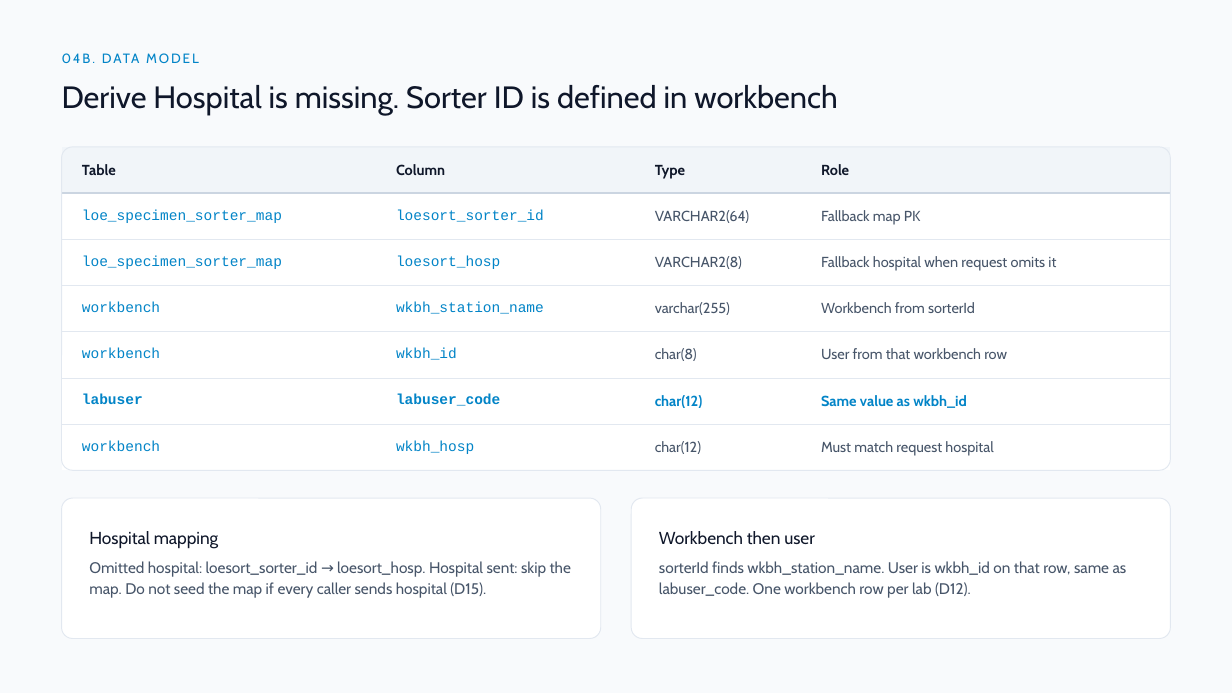
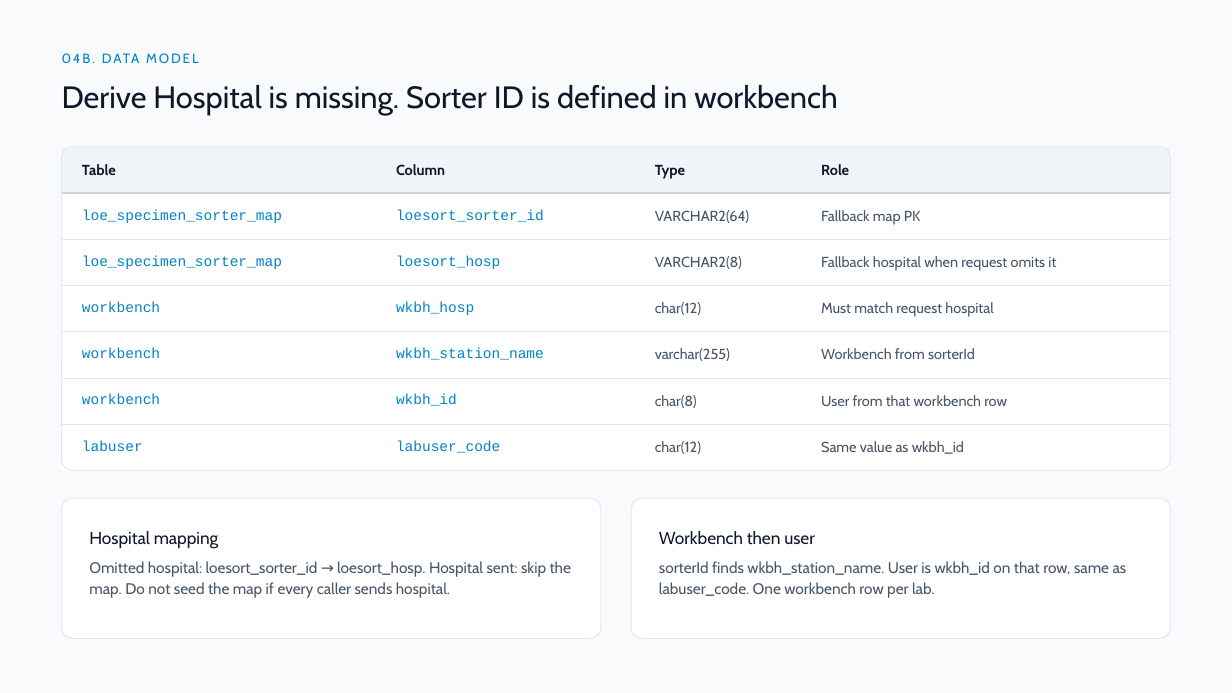
Before and after one commit to DragonChong/HA-Notes, a slide deck: slide 15 of SDLC/Projects/TMP-specimen-sorter-api — Specimen Sorter API/assets/Specimen Sorter API v3.pptx. Drawn at 1232x693 pixels with LibreOffice and Linux fonts; fonts in the diff are those of the drawing. Boxes give left, top, right and bottom in pixels: in the first picture for what was removed or moved away, otherwise in the second. Text is boxed around its words. In the diff, an @@ line names an element or a change of style, - is before the commit and + after.

```diff
--- a/SDLC/Projects/TMP-specimen-sorter-api — Specimen Sorter API/assets/Specimen Sorter API v3.pptx
+++ b/SDLC/Projects/TMP-specimen-sorter-api — Specimen Sorter API/assets/Specimen Sorter API v3.pptx
@@ table at <box>62,147,1171,458</box> @@
+row 4: workbench | wkbh_hosp | char(12) | Must match request hospital
-row 7: workbench | wkbh_hosp | char(12) | Must match request hospital
@@ text at <box>89,561,571,598</box>: text changed @@
-Omitted hospital: loesort_sorter_id → loesort_hosp. Hospital sent: skip the map. Do not seed the map if every caller sends hospital (D15).
+Omitted hospital: loesort_sorter_id → loesort_hosp. Hospital sent: skip the map. Do not seed the map if every caller sends hospital.
@@ text at <box>659,561,1127,598</box>: text changed @@
-sorterId finds wkbh_station_name. User is wkbh_id on that row, same as labuser_code. One workbench row per lab (D12).
+sorterId finds wkbh_station_name. User is wkbh_id on that row, same as labuser_code. One workbench row per lab.
```
Also in this commit, not shown: 2 other files.
